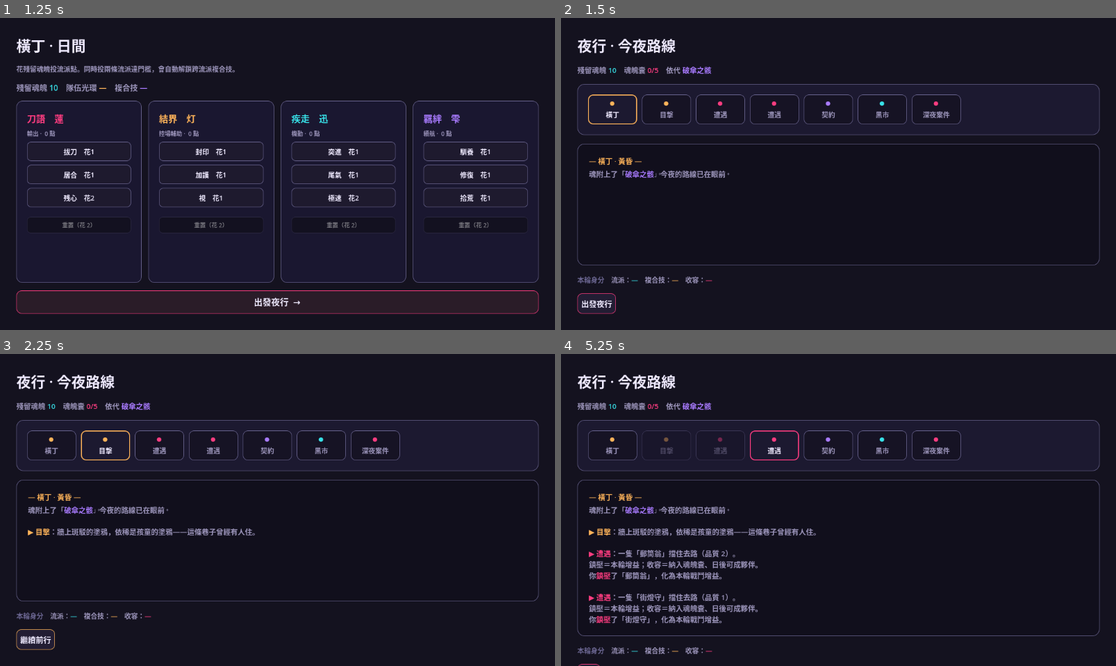
Above: before the commit, frames 1-4 (two rows, left to right).
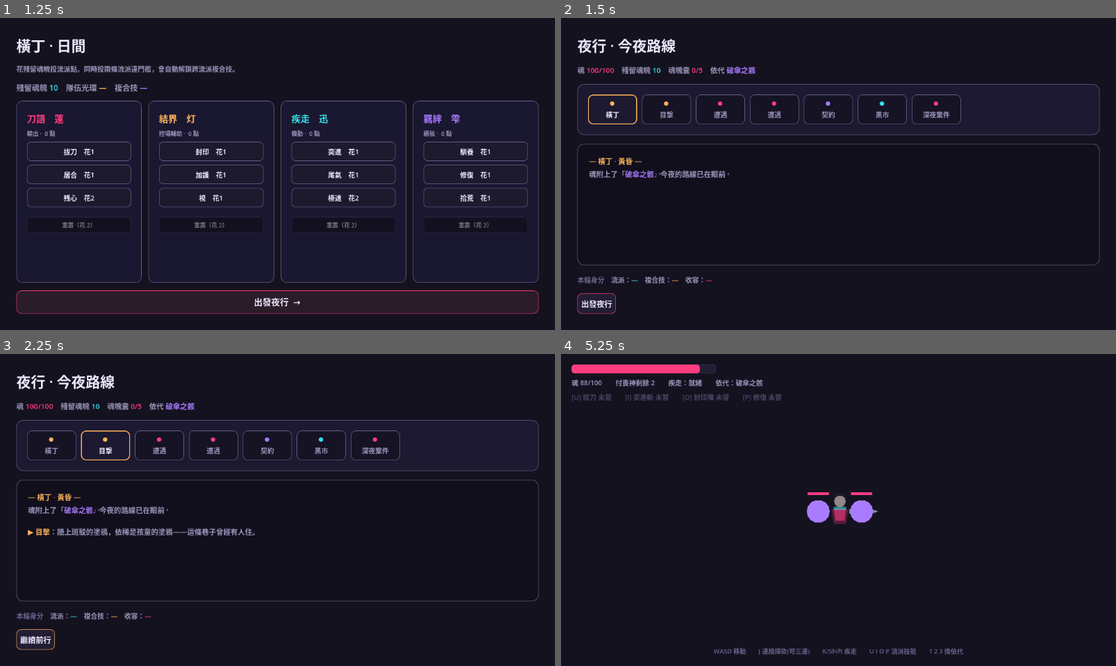
Above: after the commit, the same moments.

Repository: Tony9042/yakou_game
Game: Godot game, scene res://title.tscn
The game is run twice, just before and just after one commit, with the same random seed, the same clock (stepped at 60 frames per second) and the same inputs.
Inputs (mouse positions are in pixels of both pictures, inside the frame that each line leads up to):
- Up to frame 1 (1.25 s): click "新的一夜" at 0.5 s
- Up to frame 2 (1.5 s): click "出發夜行 →" at 1.25 s
- Up to frame 3 (2.25 s): click "出發夜行" at 2 s
- Up to frame 4 (5.25 s): click "繼續前行" at 2.75 s; click (588, 641) at 3.5 s, where only the run before the commit has a clickable "鎮壓"; click (588, 641) at 4.25 s, where only the run before the commit has a clickable "前進"; click (588, 662) at 5 s, where only the run before the commit has a clickable "鎮壓"

Frame 1 is identical in both runs. In frame 2, 0.5% of the frame differs, in the area x 2-36%, y 15-19%; in frame 3, 0.5%; in frame 4, 8.8%, in the area x 1-98%, y 3-100%.

Commit message:
戰鬥整合進節點地圖，流派技能連動，修正日誌擠掉按鈕的 UI bug
整合（以子場景嵌入，避免切場景重生成夜晚路線）：
- 遭遇/契約/深夜案件改為真實戰鬥，難度分級（2x60 / 3x78 / 1x230）
- 魂（體力）跨節點保留、戰死即 end_run(false)、黑市可休整回復
- 地圖依代帶入戰鬥外觀，勝利後回地圖進行鎮壓／收容

戰鬥深化：
- 三連段普攻（第三段 160% 傷害、155° 範圍、1.5x 頓幀）
- 四個流派技能綁定天賦解鎖：拔刀／突進斬／封印陣（定身）／修復
- 重構出 _cone_hit / _radial_hit / _damage_enemy 共用判定
- HUD 技能列顯示 未習／冷卻／就緒

修正：
- night_map 日誌 fit_content 導致無限長高，把行動按鈕擠出視窗而點不到

企劃 §7 補上進度：Phase 1 達成並提前完成 Phase 2 多數骨架。
實機驗證：五項回報全數通過。

Co-Authored-By: Claude Opus 4.8 <noreply@anthropic.com>

Diff:
--- a/combat.gd
+++ b/combat.gd
@@ -46,6 +46,21 @@
 const CYAN := Color("38e1e8")
 const INK := Color("efeaff")
 const MUTED := Color("9c95bb")
+
+## 三連段：第三段更重、更廣、更頓。
+const COMBO_DMG := [1.0, 1.05, 1.6]
+const COMBO_ARC := [1.0, 1.0, 1.35]
+const COMBO_LUNGE := [430.0, 450.0, 540.0]
+const COMBO_WINDOW := 0.55        # 這段時間內再按 J 才接得上下一段
+
+## 流派技能 —— 對應 TalentSystem 的天賦節點，投點後才可使用（§3.2）。
+## 獨立執行 combat.tscn 時全部解鎖，方便單獨測試。
+const SKILLS := [
+	{"key": KEY_U, "label": "U", "school": "blade",   "node": "拔刀", "name": "拔刀",   "cd": 4.0},
+	{"key": KEY_I, "label": "I", "school": "rider",   "node": "突進", "name": "突進斬", "cd": 3.0},
+	{"key": KEY_O, "label": "O", "school": "ward",    "node": "封印", "name": "封印陣", "cd": 7.0},
+	{"key": KEY_P, "label": "P", "school": "support", "node": "馴養", "name": "修復",   "cd": 10.0},
+]
 
 const SOUL_NAMES := ["提灯付喪神", "傘化生", "招牌の主"]
 
@@ -66,6 +81,14 @@
 	},
 ]
 
+## 嵌入模式設定 —— 由節點地圖在 instantiate 後、add_child 前設定。
+signal finished(won: bool)
+var embedded := false            # true：作為子場景嵌入，結束時發 finished 而非顯示重來
+var cfg_enemy_count := 3
+var cfg_enemy_hp := ENEMY_HP
+var cfg_start_hp := PLAYER_MAX_HP
+var cfg_vessel := 0
+
 var player: CharacterBody2D
 var swing: Polygon2D
 var enemies: Array = []          # [{body, hp, kb:Vector2, flash, touch_cd, fill, vis}]
@@ -77,6 +100,11 @@
 var dash_dir := Vector2.RIGHT
 var atk_t := 0.0
 var atk_hit_done := false
+var combo := 0
+var combo_timer := 0.0
+var skill_cd := [0.0, 0.0, 0.0, 0.0]
+var dash_damage := false
+var dash_hit: Array = []
 var lunge := 0.0
 var face_sign := 1.0
 var vessel_idx := 0
@@ -88,12 +116,14 @@
 var arena := Rect2()
 var _hp_bar: ProgressBar
 var _info: Label
+var _skills: RichTextLabel
 var _banner: Label
 var _actions: HBoxContainer
 var _cam: Camera2D
 
 
 func _ready() -> void:
+	vessel_idx = cfg_vessel
 	_build_world()
 	_build_ui()
 	_reset_fight()
@@ -194,7 +224,7 @@
 			e.body.queue_free()
 	enemies.clear()
 	var centre := arena.position + arena.size * 0.5
-	for i in 3:
+	for i in cfg_enemy_count:
 		var body := CharacterBody2D.new()
 		body.motion_mode = CharacterBody2D.MOTION_MODE_FLOATING
 		var cs := CollisionShape2D.new()
@@ -215,12 +245,12 @@
 		]), ROSE)
 		fill.position = Vector2(-22, 0)
 		body.add_child(fill)
-		var ang := TAU * float(i) / 3.0
+		var ang := TAU * float(i) / float(max(1, cfg_enemy_count))
 		body.position = centre + Vector2(cos(ang), sin(ang)) * 230.0
 		add_child(body)
 		enemies.append({
-			"body": body, "hp": ENEMY_HP, "kb": Vector2.ZERO,
-			"flash": 0.0, "touch_cd": 0.0, "fill": fill, "vis": vis,
+			"body": body, "hp": cfg_enemy_hp, "kb": Vector2.ZERO,
+			"flash": 0.0, "touch_cd": 0.0, "stun": 0.0, "fill": fill, "vis": vis,
 			"name": SOUL_NAMES[i % SOUL_NAMES.size()],
 		})
 
@@ -256,6 +286,13 @@
 	_info.add_theme_color_override("font_color", MUTED)
 	col.add_child(_info)
 
+	_skills = RichTextLabel.new()
+	_skills.bbcode_enabled = true
+	_skills.fit_content = true
+	_skills.scroll_active = false
+	_skills.add_theme_font_size_override("normal_font_size", 14)
+	col.add_child(_skills)
+
 	var spacer := Control.new()
 	spacer.size_flags_vertical = Control.SIZE_EXPAND_FILL
 	spacer.mouse_filter = Control.MOUSE_FILTER_IGNORE
@@ -274,7 +311,7 @@
 	col.add_child(_actions)
 
 	var hint := Label.new()
-	hint.text = "WASD／方向鍵 移動　　J／空白 揮砍　　K／Shift 疾走(無敵)　　1 2 3 換依代　　R 重來"
+	hint.text = "WASD 移動　　J 連段揮砍(可三連)　　K/Shift 疾走　　U I O P 流派技能　　1 2 3 換依代"
 	hint.horizontal_alignment = HORIZONTAL_ALIGNMENT_CENTER
 	hint.add_theme_font_size_override("font_size", 13)
 	hint.add_theme_color_override("font_color", Color("6a6590"))
@@ -287,11 +324,16 @@
 	_cam.position = arena.position + arena.size * 0.5
 	player.position = arena.position + arena.size * 0.5
 	player.velocity = Vector2.ZERO
-	player_hp = PLAYER_MAX_HP
+	player_hp = clampi(cfg_start_hp, 1, PLAYER_MAX_HP)
 	facing = Vector2.RIGHT
 	dash_t = 0.0
 	dash_cd = 0.0
 	atk_t = 0.0
+	combo = 0
+	combo_timer = 0.0
+	skill_cd = [0.0, 0.0, 0.0, 0.0]
+	dash_damage = false
+	dash_hit = []
 	lunge = 0.0
 	invuln = 0.0
 	hitstop = 0.0
@@ -310,7 +352,7 @@
 	if not (event is InputEventKey) or not event.pressed or event.echo:
 		return
 	var k: int = event.keycode
-	if k == KEY_R:
+	if k == KEY_R and not embedded:      # 嵌入夜行時不允許重來，避免破壞一夜流程
 		_reset_fight()
 		return
 	# 換依代：隨時可切，用來檢視外觀客製的辨識度
@@ -323,8 +365,14 @@
 		return
 	if k == KEY_J or k == KEY_SPACE:
 		_try_attack()
+		return
 	elif k == KEY_K or k == KEY_SHIFT:
 		_try_dash()
+		return
+	for i in SKILLS.size():
+		if k == SKILLS[i].key:
+			_try_skill(i)
+			return
 
 
 func _move_input() -> Vector2:
@@ -343,9 +391,68 @@
 func _try_attack() -> void:
 	if atk_t > 0.0 or dash_t > 0.0:
 		return
+	# 在連段視窗內再按，就接下一段；否則從第一段重來
+	combo = (combo + 1) % 3 if combo_timer > 0.0 else 0
+	combo_timer = 0.0                      # 收招後才重新開視窗
 	atk_t = ATK_WINDUP + ATK_ACTIVE + ATK_RECOVER
 	atk_hit_done = false
-	lunge = ATK_LUNGE
+	lunge = COMBO_LUNGE[combo]
+
+
+func _try_skill(i: int) -> void:
+	if not _skill_ready(i) or atk_t > 0.0 or dash_t > 0.0:
+		return
+	skill_cd[i] = SKILLS[i].cd
+	match i:
+		0: _skill_iai()
+		1: _skill_dash_slash()
+		2: _skill_ward()
+		3: _skill_mend()
+
+
+## 該技能是否已由天賦解鎖（獨立測試時全開）。
+func _skill_unlocked(i: int) -> bool:
+	if not embedded:
+		return true
+	var s: Dictionary = SKILLS[i]
+	return TalentSystem.nodes[s.school][s.node]["unlocked"]
+
+
+func _skill_ready(i: int) -> bool:
+	return _skill_unlocked(i) and skill_cd[i] <= 0.0
+
+
+## 拔刀（刀語）：一記長距離高傷突刺。
+func _skill_iai() -> void:
+	lunge = 560.0
+	_flash_line(300.0, Color(1, 1, 1, 0.55))
+	if _cone_hit(300.0, 34.0, 58, 640.0):
+		hitstop = 0.10
+		shake = 1.6
+
+
+## 突進斬（疾走）：帶傷害的衝刺，途中掃過的敵人受傷。
+func _skill_dash_slash() -> void:
+	dash_dir = facing
+	dash_t = 0.24
+	invuln = maxf(invuln, 0.30)
+	dash_damage = true
+	dash_hit = []
+
+
+## 封印陣（結界）：以自身為中心的範圍控場，命中者定身。
+func _skill_ward() -> void:
+	_ring_burst(210.0, CYAN)
+	if _radial_hit(210.0, 16, 150.0, 1.7):
+		hitstop = 0.06
+		shake = 1.0
+
+
+## 修復（羈絆）：回復魂。
+func _skill_mend() -> void:
+	player_hp = mini(PLAYER_MAX_HP, player_hp + 32)
+	_ring_burst(120.0, Color("8affc0"))
+	_spawn_damage_number(player.position, -32)
 
 
 func _try_dash() -> void:
@@ -355,6 +462,7 @@
 	dash_dir = d if d != Vector2.ZERO else facing
 	dash_t = DASH_TIME
 	dash_cd = DASH_CD
+	dash_damage = false                 # 一般疾走不帶傷害（突進斬才有）
 	invuln = max(invuln, DASH_TIME + 0.05)
 
 
@@ -371,6 +479,11 @@
 	dash_cd = max(0.0, dash_cd - delta)
 	invuln = max(0.0, invuln - delta)
 	shake = max(0.0, shake - delta * 3.0)
+	combo_timer = max(0.0, combo_timer - delta)
+	if combo_timer <= 0.0 and atk_t <= 0.0:
+		combo = 0                      # 視窗過期，下一次從第一段開始
+	for i in skill_cd.size():
+		skill_cd[i] = max(0.0, skill_cd[i] - delta)
 
 	_update_player(delta)
 	_update_attack(delta)
@@ -426,33 +539,88 @@
 		_do_swing()
 	if atk_t <= 0.0:
 		swing.visible = false
+		combo_timer = COMBO_WINDOW      # 收招後開啟接段視窗
 
 
 func _do_swing() -> void:
+	var m: float = COMBO_DMG[combo]
+	var dmg := int(round(ATK_DAMAGE * m))
+	if _cone_hit(ATK_RANGE, ATK_ARC * COMBO_ARC[combo], dmg, ATK_KNOCKBACK * m):
+		hitstop = HITSTOP * (1.5 if combo == 2 else 1.0)
+		shake = 1.6 if combo == 2 else 1.0
+
+
+## 扇形判定：以 facing 為中心、arc_deg 為總角度。回傳是否命中任一目標。
+func _cone_hit(rng: float, arc_deg: float, dmg: int, kb: float, stun := 0.0) -> bool:
 	var hit_any := false
 	for e in enemies:
 		if e.hp <= 0:
 			continue
 		var to: Vector2 = e.body.position - player.position
 		var dist := to.length()
-		if dist > ATK_RANGE + ENEMY_RADIUS:
+		if dist > rng + ENEMY_RADIUS:
 			continue
-		if abs(angle_difference(facing.angle(), to.angle())) > deg_to_rad(ATK_ARC) * 0.5:
+		if abs(angle_difference(facing.angle(), to.angle())) > deg_to_rad(arc_deg) * 0.5:
 			continue
-		e.hp -= ATK_DAMAGE
-		e.flash = 0.12
-		e.kb = to.normalized() * ATK_KNOCKBACK
+		_damage_enemy(e, dmg, to.normalized() * kb, stun, dist)
 		hit_any = true
-		# 命中特效：火花 + 傷害數字 + 敵人擠壓
-		var impact: Vector2 = player.position + to.normalized() * (dist - ENEMY_RADIUS * 0.5)
-		_spawn_spark(impact, to.angle())
-		_spawn_damage_number(e.body.position, ATK_DAMAGE)
-		_punch(e.vis)
+	return hit_any
+
+
+## 環形判定：以自身為圓心的範圍傷害。
+func _radial_hit(radius: float, dmg: int, kb: float, stun := 0.0) -> bool:
+	var hit_any := false
+	for e in enemies:
 		if e.hp <= 0:
-			e.body.visible = false
-	if hit_any:
-		hitstop = HITSTOP
-		shake = 1.0
+			continue
+		var to: Vector2 = e.body.position - player.position
+		var dist := to.length()
+		if dist > radius + ENEMY_RADIUS:
+			continue
+		_damage_enemy(e, dmg, to.normalized() * kb, stun, dist)
+		hit_any = true
+	return hit_any
+
+
+func _damage_enemy(e: Dictionary, dmg: int, kb_vec: Vector2, stun: float, dist: float) -> void:
+	e.hp -= dmg
+	e.flash = 0.12
+	e.kb = kb_vec
+	if stun > 0.0:
+		e.stun = stun
+	var dir := kb_vec.normalized()
+	var impact: Vector2 = player.position + dir * maxf(0.0, dist - ENEMY_RADIUS * 0.5)
+	_spawn_spark(impact, dir.angle())
+	_spawn_damage_number(e.body.position, dmg)
+	_punch(e.vis)
+	if e.hp <= 0:
+		e.body.visible = false
+
+
+## 拔刀的長條閃光。
+func _flash_line(length: float, col: Color) -> void:
+	var line := _poly(PackedVector2Array([
+		Vector2(10, -9), Vector2(length, -3), Vector2(length, 3), Vector2(10, 9)
+	]), col)
+	line.rotation = facing.angle()
+	line.position = player.position
+	add_child(line)
+	var t := line.create_tween()
+	t.tween_property(line, "modulate:a", 0.0, 0.22)
+	t.tween_callback(line.queue_free)
+
+
+## 範圍技的擴散光環。
+func _ring_burst(radius: float, col: Color) -> void:
+	var ring := _poly(_circle(radius, 24), Color(col.r, col.g, col.b, 0.22))
+	ring.position = player.position
+	ring.scale = Vector2(0.25, 0.25)
+	add_child(ring)
+	var t := ring.create_tween()
+	t.set_parallel(true)
+	t.tween_property(ring, "scale", Vector2.ONE, 0.22)
+	t.tween_property(ring, "modulate:a", 0.0, 0.3)
+	t.chain().tween_callback(ring.queue_free)
 
 
 ## 命中處炸開的星芒，快速放大並淡出。
@@ -499,15 +667,28 @@
 		var body: CharacterBody2D = e.body
 		e.flash = max(0.0, e.flash - delta)
 		e.touch_cd = max(0.0, e.touch_cd - delta)
+		e.stun = max(0.0, e.stun - delta)
 		e.kb = e.kb.move_toward(Vector2.ZERO, 1400.0 * delta)
 
-		var chase := (player.position - body.position).normalized() * ENEMY_SPEED
+		# 被封印時只受擊退擺佈，無法追擊
+		var chase := Vector2.ZERO
+		if e.stun <= 0.0:
+			chase = (player.position - body.position).normalized() * ENEMY_SPEED
 		body.velocity = chase + e.kb
+
+		# 突進斬：衝刺途中掃到的敵人各受一次傷
+		if dash_damage and dash_t > 0.0 and not dash_hit.has(e.body.get_instance_id()):
+			if body.position.distance_to(player.position) <= 72.0 + ENEMY_RADIUS:
+				dash_hit.append(e.body.get_instance_id())
+				_damage_enemy(e, 34, (body.position - player.position).normalized() * 300.0,
+					0.0, body.position.distance_to(player.position))
+				hitstop = 0.04
+				shake = 1.0
 		body.move_and_slide()
 		body.position = _clamp_arena(body.position, ENEMY_RADIUS)
 
 		body.modulate = Color(2.2, 2.2, 2.2) if e.flash > 0.0 else Color(1, 1, 1)
-		e.fill.scale.x = clampf(float(e.hp) / float(ENEMY_HP), 0.0, 1.0)
+		e.fill.scale.x = clampf(float(e.hp) / float(max(1, cfg_enemy_hp)), 0.0, 1.0)
 
 		if body.position.distance_to(player.position) <= PLAYER_RADIUS + ENEMY_RADIUS + 4.0:
 			if e.touch_cd <= 0.0 and invuln <= 0.0:
@@ -545,14 +726,20 @@
 	swing.visible = false
 	_banner.visible = true
 	_clear(_actions)
+	_banner.text = "付喪神已伏" if won else "依代毀去"
+	_banner.add_theme_color_override("font_color", CYAN if won else ROSE)
+
+	if embedded:
+		# 嵌入模式：留一點餘韻後把結果交回節點地圖，由它處理鎮壓／收容與結算
+		await get_tree().create_timer(0.9).timeout
+		if is_instance_valid(self):
+			finished.emit(won)
+		return
+
 	if won:
-		_banner.text = "付喪神已伏"
-		_banner.add_theme_color_override("font_color", CYAN)
 		_actions.add_child(_button("鎮壓", ROSE, _on_suppress))
 		_actions.add_child(_button("收容", CYAN, _on_contain))
 	else:
-		_banner.text = "依代毀去"
-		_banner.add_theme_color_override("font_color", ROSE)
 		_actions.add_child(_button("再戰一次（R）", VIOLET, _reset_fight))
 
 
@@ -587,6 +774,18 @@
 		player_hp, PLAYER_MAX_HP, alive, dash_txt, vessel
 	]
 
+	# 技能列：未解鎖顯示灰字（需在橫丁投該流派天賦）
+	var parts: Array = []
+	for i in SKILLS.size():
+		var s: Dictionary = SKILLS[i]
+		if not _skill_unlocked(i):
+			parts.append("[color=#4b4766][%s] %s 未習[/color]" % [s.label, s.name])
+		elif skill_cd[i] > 0.0:
+			parts.append("[color=#6a6590][%s] %s %.1fs[/color]" % [s.label, s.name, skill_cd[i]])
+		else:
+			parts.append("[color=#38e1e8][%s][/color] [color=#efeaff]%s[/color]" % [s.label, s.name])
+	_skills.text = "　　".join(parts)
+
 
 func _clamp_arena(p: Vector2, r: float) -> Vector2:
 	return Vector2(
--- a/night_map.gd
+++ b/night_map.gd
@@ -28,6 +28,9 @@
 var _status: RichTextLabel
 var _identity: RichTextLabel
 var _pending := {}          # 當前遭遇待處理的付喪神
+var _night_hp := 100        # 魂的體力，跨節點保留；戰死即結束一夜
+var _combat: Node = null
+var _ui_root: MarginContainer
 
 
 func _ready() -> void:
@@ -42,6 +45,7 @@
 # ============================================================
 func _start_night() -> void:
 	_pending = {}
+	_night_hp = 100
 	RunManager.generate_night()          # 隨機種子＋隨機依代
 	_log_clear()
 	_log("[color=#ffb45a]— 橫丁 · 黃昏 —[/color]")
@@ -67,24 +71,75 @@
 			var q := (randi() % 2) + (2 if is_contract else 1)   # 契約品質較高
 			_pending = {"id": SOUL_NAMES[randi() % SOUL_NAMES.size()], "q": q}
 			_log("\n[color=#ff3d81]▶ %s[/color]：一隻「%s」擋住去路（品質 %d）。" % [info.name, _pending.id, q])
-			_log("[color=#9c95bb]鎮壓＝本輪增益；收容＝納入魂魄囊、日後可成夥伴。[/color]")
-			_set_actions([
-				["鎮壓", _on_suppress, ROSE],
-				["收容", _on_contain, CYAN],
-			])
+			_set_actions([["應戰", _start_combat.bind(t), ROSE]])
 		RunManager.NodeType.BLACK_MARKET:
-			_log("\n[color=#38e1e8]▶ 黑市[/color]：暗處有人兜售道具。今夜先探個路。")
-			_set_actions([["離開黑市", _advance, MUTED]])
+			_log("\n[color=#38e1e8]▶ 黑市[/color]：暗處有人兜售道具，也能在此稍作休整。")
+			var acts: Array = []
+			if _night_hp < 100:
+				acts.append(["休整（回復 25 魂）", _on_rest, CYAN])
+			acts.append(["離開黑市", _advance, MUTED])
+			_set_actions(acts)
 		RunManager.NodeType.SIGHTING:
 			_log("\n[color=#ffb45a]▶ 目擊[/color]：%s" % SIGHTING_LINES[randi() % SIGHTING_LINES.size()])
 			_set_actions([["繼續前行", _advance, AMBER]])
 		RunManager.NodeType.BOSS:
 			_pending = {"id": "「拆」之魂", "q": 4}
 			_log("\n[color=#ff3d81]☠ 深夜案件[/color]：抹除一切的「拆」之魂現身了。")
-			_set_actions([
-				["鎮壓", _on_suppress, ROSE],
-				["收容", _on_contain, CYAN],
-			])
+			_set_actions([["決戰", _start_combat.bind(t), ROSE]])
+
+
+func _on_rest() -> void:
+	_night_hp = mini(100, _night_hp + 25)
+	_log("你在暗巷角落喘了口氣。（魂 %d/100）" % _night_hp)
+	_refresh_status()
+	_set_actions([["離開黑市", _advance, MUTED]])
+
+
+# ============================================================
+#  戰鬥（以子場景嵌入，避免切場景導致本夜路線重新生成）
+# ============================================================
+func _start_combat(t: int) -> void:
+	var count := 2
+	var hp := 60
+	match t:
+		RunManager.NodeType.CONTRACT:
+			count = 3
+			hp = 78
+		RunManager.NodeType.BOSS:
+			count = 1
+			hp = 230
+
+	var scene: PackedScene = load("res://combat.tscn")
+	_combat = scene.instantiate()
+	_combat.embedded = true
+	_combat.cfg_enemy_count = count
+	_combat.cfg_enemy_hp = hp
+	_combat.cfg_start_hp = _night_hp
+	_combat.cfg_vessel = maxi(0, RunManager.VESSELS.find(RunManager.current_vessel))
+	_combat.finished.connect(_on_combat_finished)
+	_ui_root.visible = false          # 收起地圖 UI，讓戰鬥畫面獨佔
+	add_child(_combat)
+
+
+func _on_combat_finished(won: bool) -> void:
+	if is_instance_valid(_combat):
+		_night_hp = maxi(0, int(_combat.player_hp))
+		_combat.queue_free()
+	_combat = null
+	_ui_root.visible = true
+	_refresh_status()
+
+	if not won:
+		_log("\n[color=#ff6b6b]依代在夜裡毀去。[/color]")
+		RunManager.end_run(false)     # 戰死：結算走半數轉換率
+		return
+
+	_log("「%s」已伏。（魂 %d/100）" % [_pending.id, _night_hp])
+	_log("[color=#9c95bb]鎮壓＝本輪增益；收容＝納入魂魄囊、日後可成夥伴。[/color]")
+	_set_actions([
+		["鎮壓", _on_suppress, ROSE],
+		["收容", _on_contain, CYAN],
+	])
 
 
 func _on_suppress() -> void:
@@ -138,6 +193,7 @@
 	for side in ["left", "right", "top", "bottom"]:
 		margin.add_theme_constant_override("margin_" + side, 34)
 	add_child(margin)
+	_ui_root = margin
 
 	var col := VBoxContainer.new()
 	col.add_theme_constant_override("separation", 18)
@@ -176,8 +232,12 @@
 		lm.add_theme_constant_override("margin_" + side, 16)
 	log_wrap.add_child(lm)
 	_msg = _make_rich(15)
+	# 關鍵：fit_content 會讓日誌隨內容無限長高，把下方按鈕擠出視窗而點不到。
+	# 關掉它並開啟捲動，日誌就會固定在容器內、自動捲到最新一行。
+	_msg.fit_content = false
 	_msg.scroll_active = true
 	_msg.scroll_following = true
+	_msg.custom_minimum_size = Vector2(0, 150)
 	_msg.size_flags_vertical = Control.SIZE_EXPAND_FILL
 	lm.add_child(_msg)
 
@@ -246,8 +306,8 @@
 
 
 func _refresh_status() -> void:
-	_status.text = "[color=#9c95bb]殘留魂魄[/color] [color=#38e1e8]%d[/color]    [color=#9c95bb]魂魄囊[/color] [color=#ff3d81]%d/%d[/color]    [color=#9c95bb]依代[/color] [color=#a97bff]%s[/color]" % [
-		SoulSystem.residual_souls, SoulSystem.satchel.size(), SoulSystem.MAX_SATCHEL_CAPACITY, RunManager.current_vessel
+	_status.text = "[color=#9c95bb]魂[/color] [color=#ff3d81]%d/100[/color]    [color=#9c95bb]殘留魂魄[/color] [color=#38e1e8]%d[/color]    [color=#9c95bb]魂魄囊[/color] [color=#ff3d81]%d/%d[/color]    [color=#9c95bb]依代[/color] [color=#a97bff]%s[/color]" % [
+		_night_hp, SoulSystem.residual_souls, SoulSystem.satchel.size(), SoulSystem.MAX_SATCHEL_CAPACITY, RunManager.current_vessel
 	]
 	var id := RunManager.run_identity()
 	var schools := "—" if id.schools.is_empty() else ", ".join(id.schools)
Not shown, changed: docs/yakou_game_design.md
